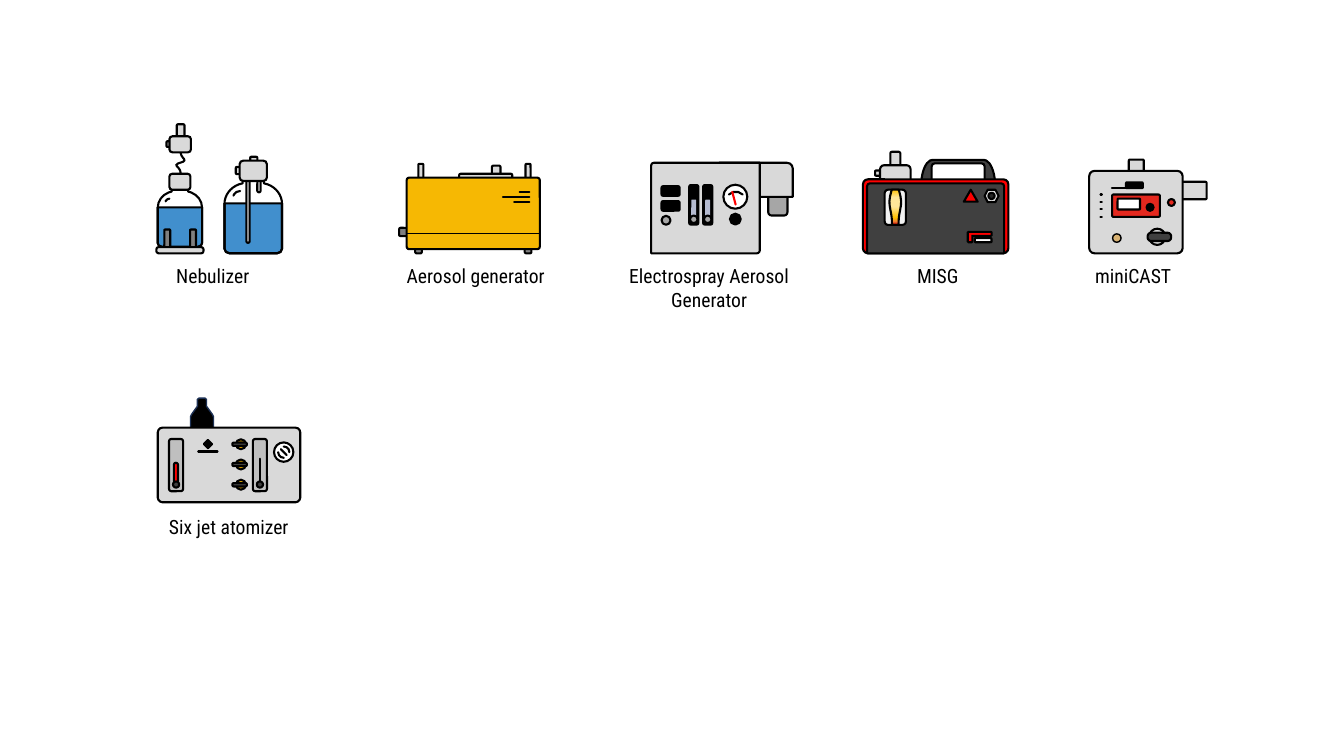
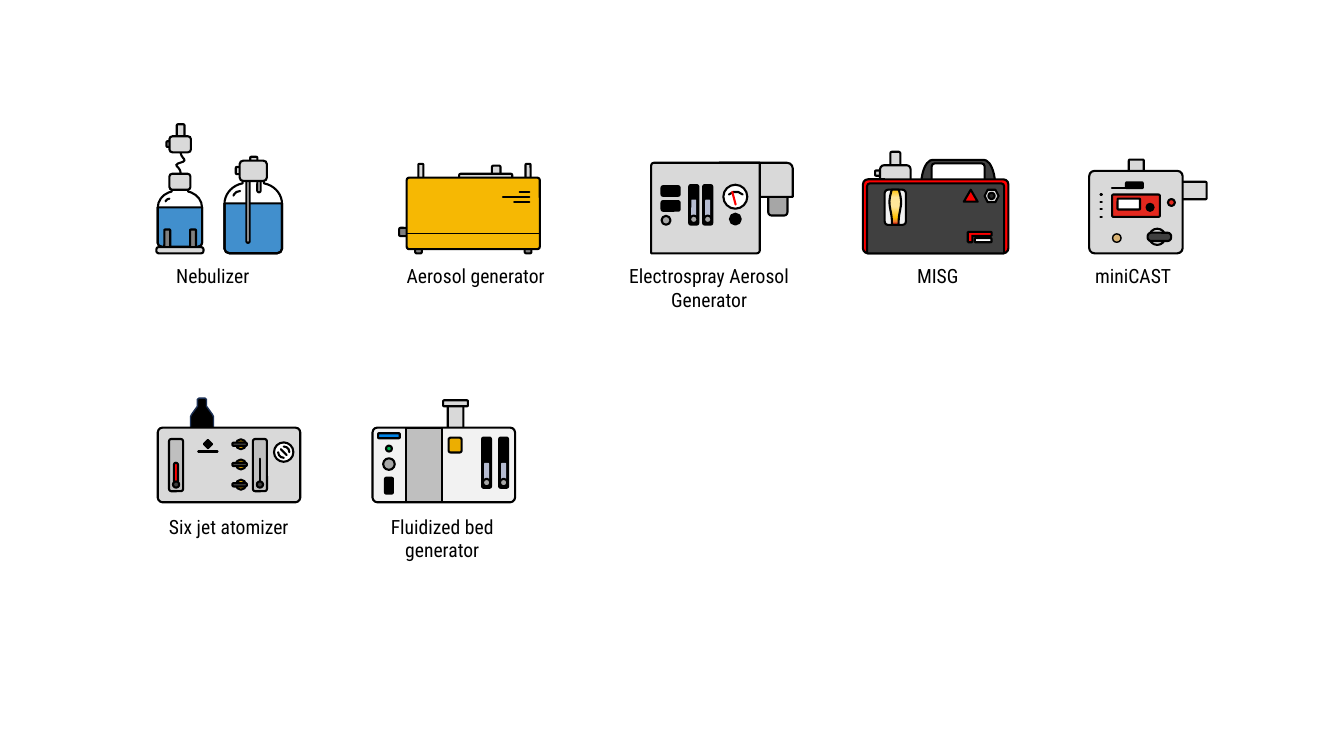
Before and after one commit to tsipkens/aerosol-icon-project, a slide deck: slide 2 of icons.pptx. Drawn at 1344x756 pixels with LibreOffice and Linux fonts; fonts in the diff are those of the drawing. Boxes give left, top, right and bottom in pixels: in the first picture for what was removed or moved away, otherwise in the second. Text is boxed around its words. In the diff, an @@ line names an element or a change of style, - is before the commit and + after.

```diff
--- a/icons.pptx
+++ b/icons.pptx
@@ group added at [373,400,515,502]: 10 rounded rectangles, 3 freeform shapes, 2 ellipses @@
@@ text added at [391,519,494,561], 14 pt, text #000000 @@
+Fluidized bed generator
```
Also in this commit, not shown: 3 other slides changed.
